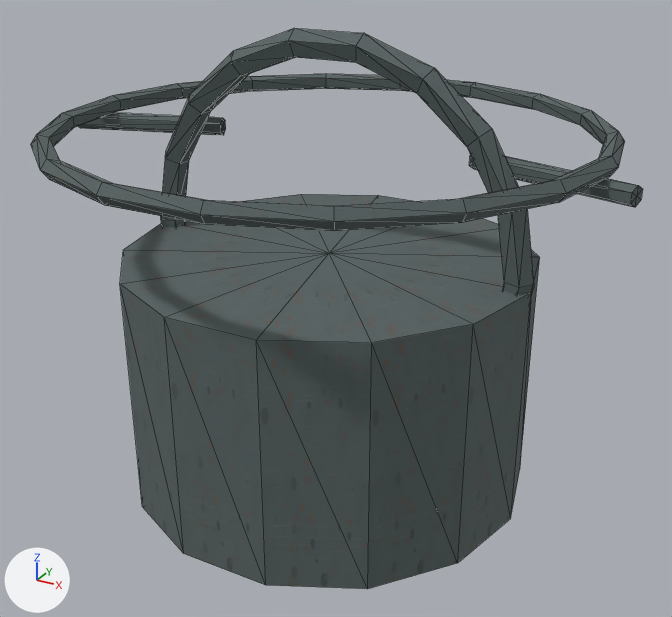
One commit to the OBJ model Assets/ProjectOEN/ProductionArt/Meshes/props_tools/pr-015_cook_pot__empty.obj: the scene before it, then after it.
Both versions are drawn from a camera (50 mm lens) standing at (0.555, -0.991, 0.76) and looking at (0.002, 0.015, 0.257). Arrows for +X, +Y and +Z are at lower left; the lights stay in place. The older version comes first. Mesh edges are drawn as thin lines. Where no turn or scale is listed for an object, it has been applied to the vertices. Vertices at exactly the same position are counted once.

The first picture shows 'pr-015_cook_pot__empty'.
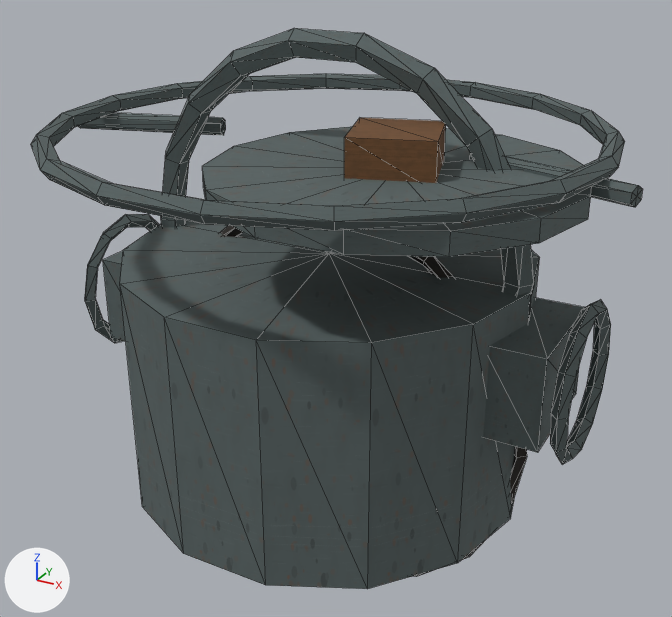
Changed parts and their boxes [x1, y1, x2, y2] in the pictures (672 x 617 px):
part 1 of me_pr_015_cook_pot__empty, added: after [103, 251, 126, 342]
part 2 of me_pr_015_cook_pot__empty, added: after [483, 297, 585, 452]
part 3 of me_pr_015_cook_pot__empty, added: after [202, 126, 592, 257]
part 4 of me_pr_015_cook_pot__empty, added (mostly hidden): after [220, 226, 527, 577]
part 5 of me_pr_015_cook_pot__empty, added: after [85, 214, 159, 343]
part 6 of me_pr_015_cook_pot__empty, added: after [550, 299, 611, 464]
part 7 of me_pr_015_cook_pot__empty, added (brown): after [344, 118, 446, 183]

The change, as a diff of the scene's bpy script:
```diff
--- a/Assets/ProjectOEN/ProductionArt/Meshes/props_tools/pr-015_cook_pot__empty.obj.py
+++ b/Assets/ProjectOEN/ProductionArt/Meshes/props_tools/pr-015_cook_pot__empty.obj.py
@@ img_char_albedo_png @@
+img_char_albedo_png = load_image('char_albedo.png', '../../Materials/Textures/char_albedo.png', 1024, 1024, 'sRGB')
@@ img_wood_albedo_png @@
+img_wood_albedo_png = load_image('wood_albedo.png', '../../Materials/Textures/wood_albedo.png', 1024, 1024, 'sRGB')
@@ mat_char @@
+mat_char = principled_material('Char')
+mat_char.texture = img_char_albedo_png
+mat_char.roughness = 0.89
@@ mat_wood @@
+mat_wood = principled_material('Wood')
+mat_wood.texture = img_wood_albedo_png
+mat_wood.roughness = 0.89
@@ me_pr_015_cook_pot__empty @@
 # used by ob_pr_015_cook_pot__empty; location = (0.0, 0.0, 0.0)
-me_pr_015_cook_pot__empty.from_pydata(...)  # 238 vertices, 464 faces; spans x -0.383..0.383, y -0.347..0.347, z 0.02..0.619
+me_pr_015_cook_pot__empty.from_pydata(...)  # 460 vertices, 892 faces; spans x -0.383..0.383, y -0.347..0.347, z -0.16..0.619
+# me_pr_015_cook_pot__empty part 1: a new loose piece, a box spanning x -0.317..-0.243, y -0.08..0.08, z 0.18..0.3, in mat_metal (picture img_metal_albedo_png)
+# me_pr_015_cook_pot__empty part 2: a new loose piece, a box spanning x 0.243..0.317, y -0.08..0.08, z 0.18..0.3, in mat_metal (picture img_metal_albedo_png)
+# me_pr_015_cook_pot__empty part 3: a new loose piece, a 14-sided cylinder along z spanning x -0.1..0.34, y -0.274..0.154, z 0.458..0.483, in mat_metal (picture img_metal_albedo_png)
+# me_pr_015_cook_pot__empty part 4: a new loose piece of 72 vertices spanning x -0.284..0.284, y -0.01..0.01, z -0.16..0.4, in mat_char (picture img_char_albedo_png)
+# me_pr_015_cook_pot__empty part 5: a new loose piece of 48 vertices spanning x -0.35..-0.33, y -0.1..0.1, z 0.14..0.34, in mat_metal (picture img_metal_albedo_png)
+# me_pr_015_cook_pot__empty part 6: a new loose piece of 48 vertices spanning x 0.33..0.35, y -0.1..0.1, z 0.14..0.34, in mat_metal (picture img_metal_albedo_png)
+# me_pr_015_cook_pot__empty part 7
+# 8 vertices are added at x 0.057..0.183, y -0.123..0.003, z 0.472..0.527
+# 12 new faces join them, mat_wood (picture img_wood_albedo_png)
 me_pr_015_cook_pot__empty.materials.append(mat_metal)
+me_pr_015_cook_pot__empty.materials.append(mat_char)  # picture img_char_albedo_png
+me_pr_015_cook_pot__empty.materials.append(mat_wood)  # picture img_wood_albedo_png
```
